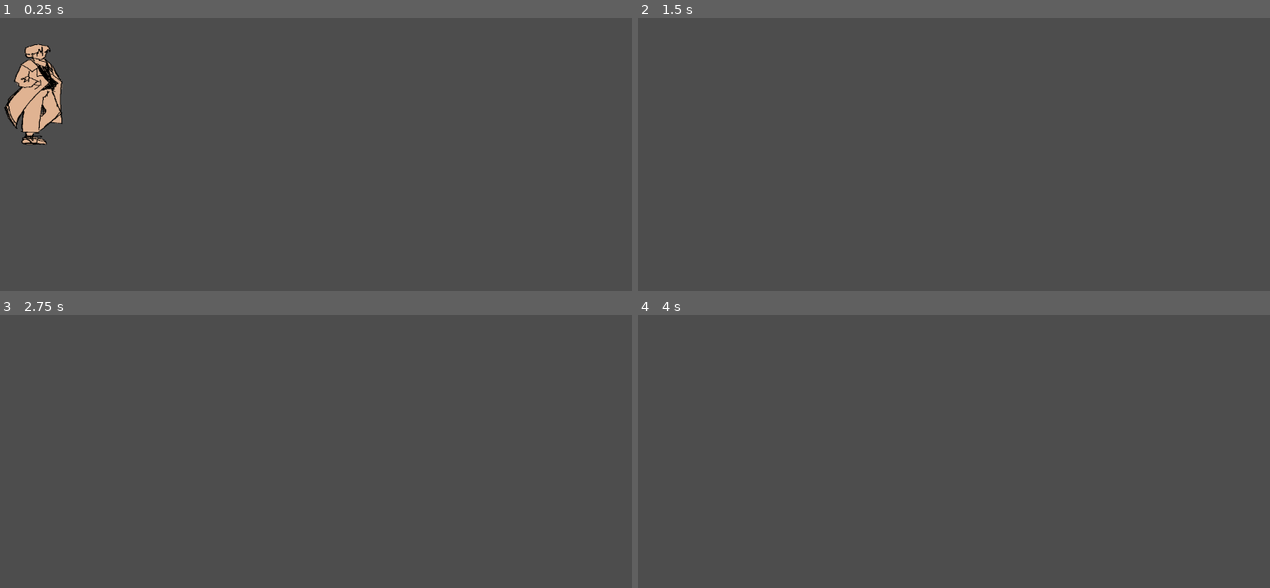
Above: before the commit, frames 1-4 (two rows, left to right).
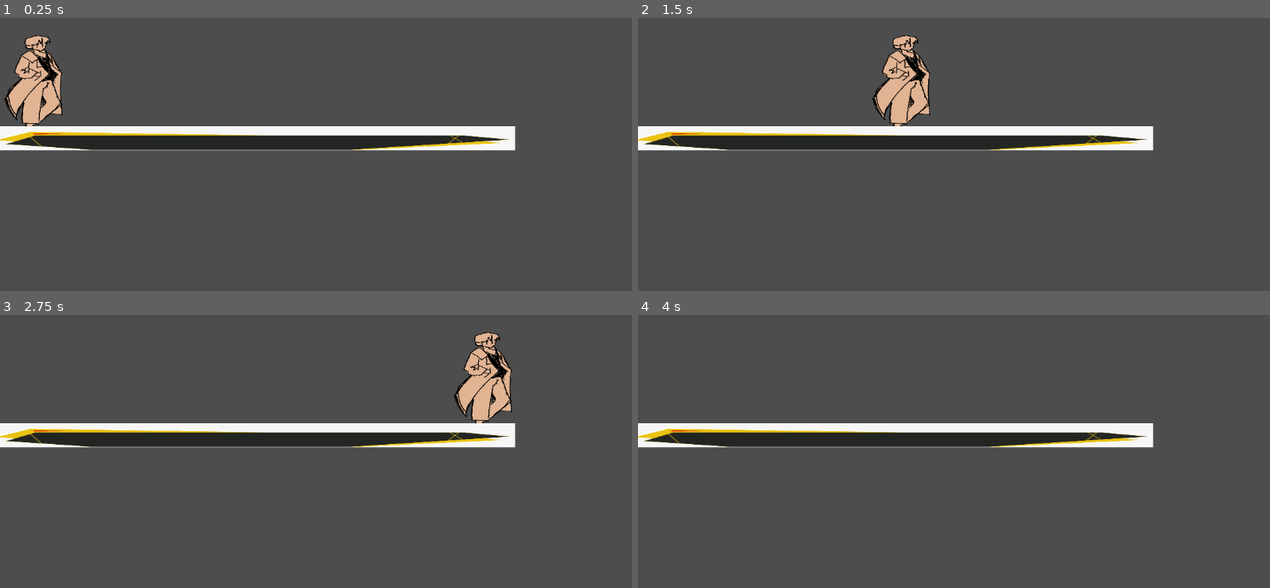
Above: after the commit, the same moments.

Repository: FelAnk/Game-Projekt
Game: Godot game, scene res://level.tscn
Two runs of this game, one before a commit and one after it. Both use one fixed random seed, a clock stepped at 60 frames per second and the inputs below.
Inputs:
- Up to frame 1 (0.25 s): no input
- Up to frame 2 (1.5 s): hold D (move_right) 0.53-1.28 s; hold A (move_left) from 1.28 s (still down)
- Up to frame 3 (2.75 s): release A (move_left) at 2.03 s; hold D (move_right) from 2.03 s (still down)
- Up to frame 4 (4 s): tap Enter at 3.5 s; release D (move_right) at 3.53 s; hold A (move_left) from 3.53 s (still down)

The runs differ from the first frame. In frame 1, 8.7% of the frame differs, in the area x 0-82%, y 6-49%; in frame 2, 9.3%; in frame 3, 9.3%; in frame 4, 7.4%.
Error before the commit: Invalid access to property or key 'shape' on a base object of type 'null instance'. (res://platform(for_now)

Commit message:
platform added

Diff:
--- a/level.tscn
+++ b/level.tscn
@@ -1,13 +1,30 @@
-[gd_scene load_steps=3 format=3 uid="uid://6qrw0j6jk5sm"]
+[gd_scene load_steps=5 format=3 uid="uid://6qrw0j6jk5sm"]
 
 [ext_resource type="PackedScene" uid="uid://cqgro1wepw0em" path="res://player.tscn" id="1_u52ul"]
-[ext_resource type="PackedScene" uid="uid://dsit12vy75nu1" path="res://platform(for now).tscn" id="1_vonw3"]
+[ext_resource type="Texture2D" uid="uid://c2vxmf5sgb2hj" path="res://placeholder platform,m.webp" id="2_vonw3"]
+
+[sub_resource type="RectangleShape2D" id="RectangleShape2D_oi3di"]
+size = Vector2(952, 28)
+
+[sub_resource type="RectangleShape2D" id="RectangleShape2D_vonw3"]
+size = Vector2(20, 121)
 
 [node name="Level" type="Node2D"]
 
-[node name="platform" parent="." instance=ExtResource("1_vonw3")]
-position = Vector2(368, 395)
-scale = Vector2(3.93989, 3.55301)
-
 [node name="Player" parent="." instance=ExtResource("1_u52ul")]
 position = Vector2(173, 142)
+
+[node name="StaticBody2D" type="StaticBody2D" parent="."]
+
+[node name="Sprite2D" type="Sprite2D" parent="StaticBody2D"]
+position = Vector2(455.75, 371)
+scale = Vector2(1.16159, 0.205607)
+texture = ExtResource("2_vonw3")
+
+[node name="CollisionShape2D" type="CollisionShape2D" parent="StaticBody2D"]
+position = Vector2(458, 378)
+shape = SubResource("RectangleShape2D_oi3di")
+
+[node name="CollisionShape2D2" type="CollisionShape2D" parent="StaticBody2D"]
+position = Vector2(-13, 313)
+shape = SubResource("RectangleShape2D_vonw3")
--- a/platform(for now).tscn
+++ b/platform(for now).tscn
@@ -1,6 +1,13 @@
-[gd_scene load_steps=2 format=3 uid="uid://dsit12vy75nu1"]
+[gd_scene load_steps=3 format=3 uid="uid://dsit12vy75nu1"]
 
 [ext_resource type="Script" uid="uid://do4kswhi8cjbw" path="res://platform(for_now).gd" id="1_coswu"]
 
+[sub_resource type="RectangleShape2D" id="RectangleShape2D_coswu"]
+size = Vector2(128, 16)
+
 [node name="AnimatableBody2D" type="AnimatableBody2D"]
 script = ExtResource("1_coswu")
+
+[node name="CollisionShape2D" type="CollisionShape2D" parent="."]
+position = Vector2(63.5, 0)
+shape = SubResource("RectangleShape2D_coswu")
--- a/platform(for_now).gd
+++ b/platform(for_now).gd
@@ -6,6 +6,7 @@
 	GROUND,
 	YELLOW
 }
+@onready var collision_shape_2d: CollisionShape2D = $CollisionShape2D
 
 const PLATFORM_TEXTURES = {
 	PlatformColor.GROUND: preload("res://ground_platform.png"),
@@ -22,7 +23,6 @@
 ## This property lets you pick the color palette used by the platform.
 @export var color: PlatformColor = PlatformColor.GROUND: set = set_color
 
-@onready var collision_shape_2d: CollisionShape2D = %CollisionShape2D
 @onready var shape: RectangleShape2D = collision_shape_2d.shape
 @onready var sprite: NinePatchRect = %Sprite
 
--- a/player.gd
+++ b/player.gd
@@ -1,8 +1,8 @@
 extends CharacterBody2D
 
-@export var acceleration := 700.0
-@export var deceleration := 1400.0
-@export var max_speed := 120.0
+@export var acceleration := 1000.0
+@export var deceleration := 2000.0
+@export var max_speed := 1200.0
 @export var jump_gravity := 1200.0
 
 func _physics_process(delta: float) -> void:
--- a/player.tscn
+++ b/player.tscn
@@ -8,7 +8,7 @@
 
 [node name="Player" type="CharacterBody2D"]
 position = Vector2(104, -200)
-collision_mask = 2
+collision_mask = 3
 script = ExtResource("1_onrkg")
 
 [node name="Sprite2D" type="Sprite2D" parent="."]
